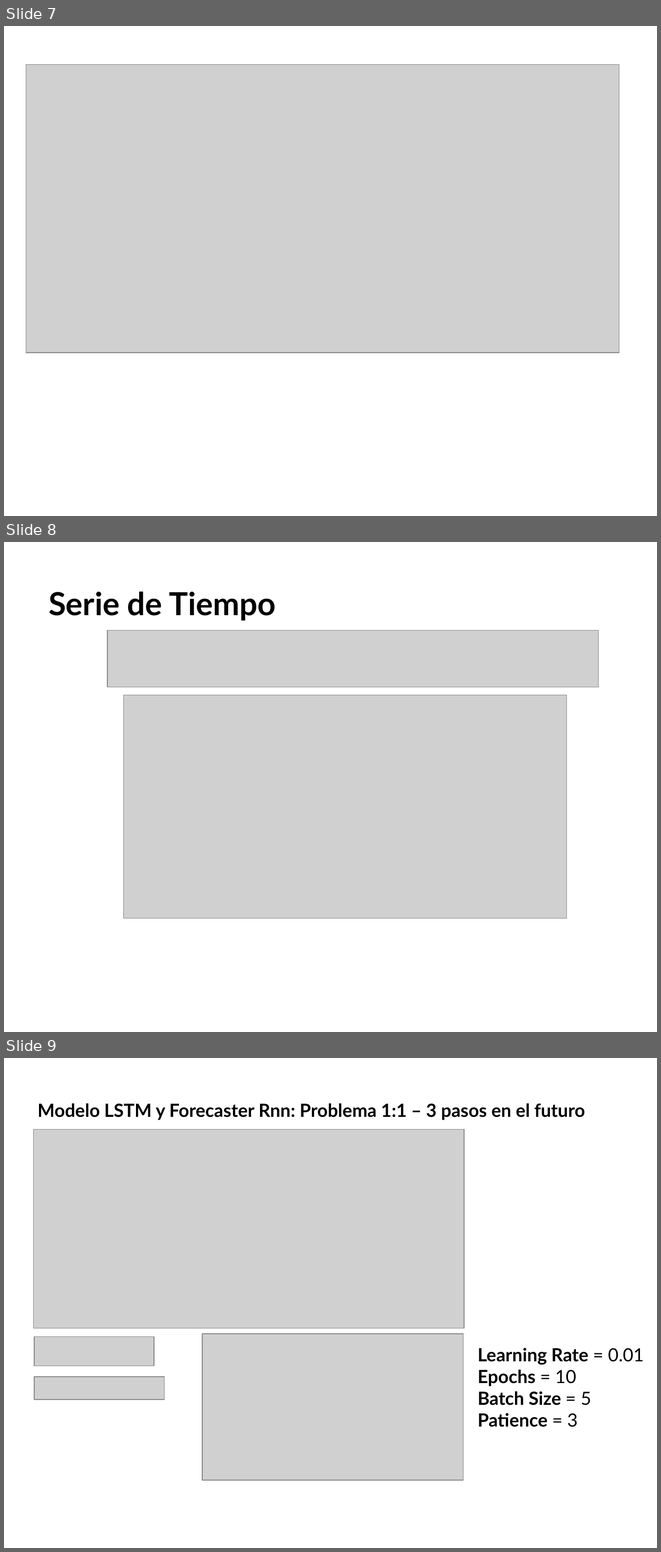
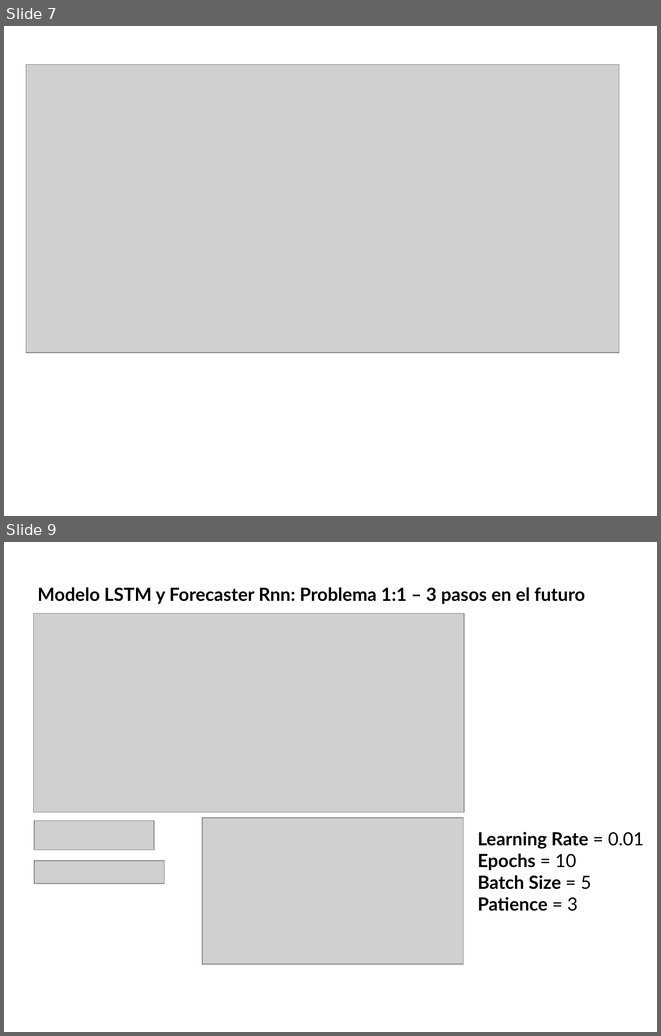
Before and after one commit to xRiemanMathx/MAD, a slide deck: TasaDeInteresSeries.pptx. Shown one above the other, each under a label of ours: slides 7, 8 and 9 before the commit, slides 7 and 9 after it; the slides between them are not shown. The pictures are 661x1552 and 661x1036 pixels, drawn with LibreOffice and Linux fonts; fonts in the diff are those of the drawing; grey boxes stand for pictures; background and template pictures are left out. Boxes give left, top, right and bottom in pixels: in the first picture for what was removed or moved away, otherwise in the second. Text is boxed around its words. In the diff, an @@ line names an element or a change of style, - is before the commit and + after.

```diff
--- a/TasaDeInteresSeries.pptx
+++ b/TasaDeInteresSeries.pptx
@@ slide 8 removed at <box>4,542,657,1032</box>, background picture (left out) @@
@@ title removed at <box>49,591,276,620</box> @@
-Serie de Tiempo
@@ picture removed at <box>107,630,598,686</box> @@
@@ picture removed at <box>123,695,566,918</box> @@
```
Also in this commit, not shown: 1 slide changed, 1 slide added.
